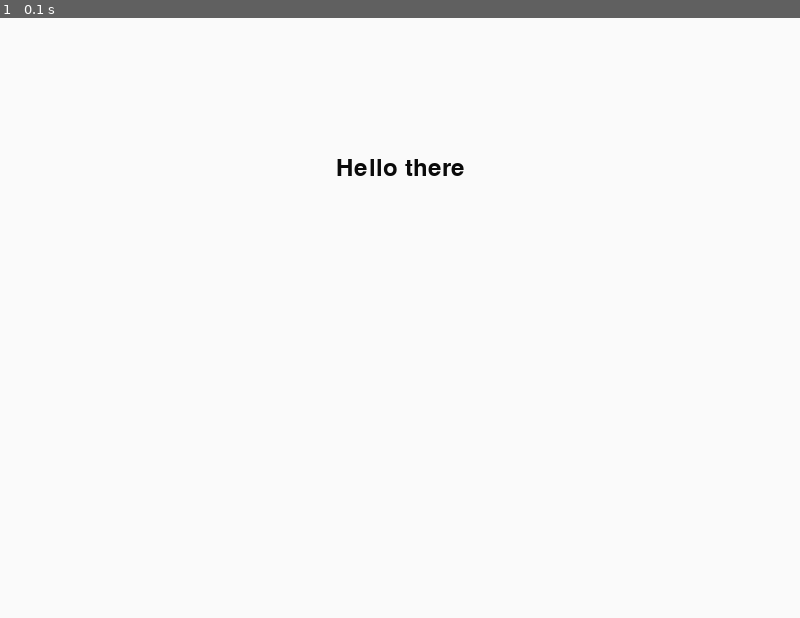
Above: before the commit, frame 1.
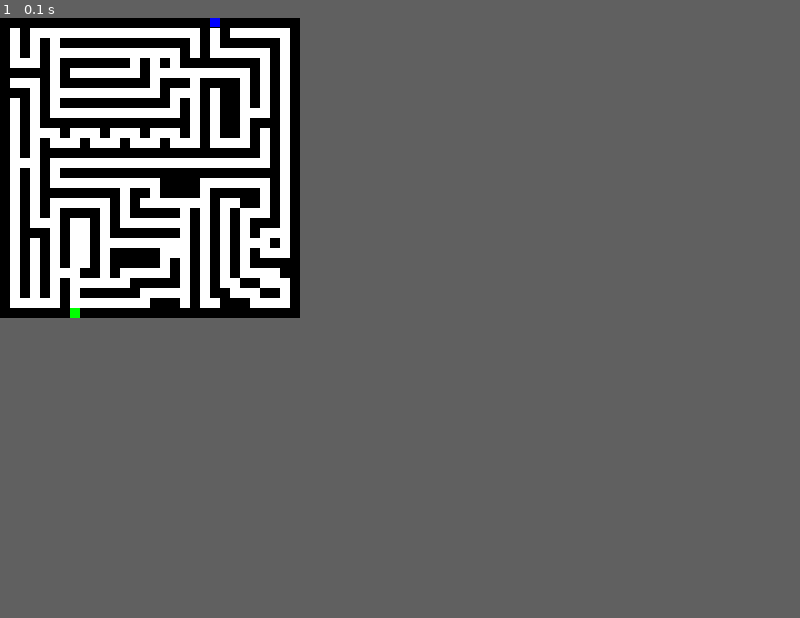
Above: after the commit, the same moment.

Repository: rtw314/manpac
Game: pygame game, started from game.py
Two runs of this game, one before a commit and one after it. Both use one fixed random seed, a clock stepped at 60 frames per second and the inputs below.
Inputs:
- Up to frame 1 (0.1 s): no input
In our replay, the window is 800x600 before the commit and 300x300 after it. These sizes can differ from the game's own. Grey fills any space a smaller window leaves; there, only what the larger window draws over its background counts as a difference.

The runs differ from the first frame. In frame 1, 10% of the frame differs, in the area x 0-58%, y 0-50%.

Commit message:
Move game into game.py, reduce window size to 300x300

Diff:
--- a/game.py
+++ b/game.py
@@ -1,31 +1,24 @@
+import os, sys
 import pygame
-from pygame.locals import *
 
 def main():
     pygame.init()
-    screen = pygame.display.set_mode((800, 600))
-    pygame.display.set_caption('Basic Pygame program')
-
+    maze = pygame.image.load(os.path.join('maps', 'maze1.png'))
+    screen = pygame.display.set_mode((300, 300))
     background = pygame.Surface(screen.get_size())
     background = background.convert()
-    background.fill((250, 250, 250))
-
-    font = pygame.font.Font(None, 36)
-    text = font.render("Hello there", 1, (10, 10, 10))
-    textpos = text.get_rect()
-    textpos.centerx = background.get_rect().centerx
-    textpos.centery = background.get_rect().centery / 2
-    background.blit(text, textpos)
-
+    for y in range(30):
+        for x in range(30):
+            background.fill(maze.get_at((x, y)), pygame.Rect(x * 10, y * 10, x * 10 + 9, y * 10 + 9))
+    #background.blit(maze, (150, 150))
     screen.blit(background, (0, 0))
     pygame.display.flip()
 
     while 1:
         for event in pygame.event.get():
-            if event.type == QUIT:
+            if event.type == pygame.QUIT:
                 return
-
-        screen.blit(background, (0, 0))
-        pygame.display.flip()
+    screen.blit(background, (0, 0))
+    pygame.display.flip()
 
 if __name__ == '__main__': main()
Binary file removed: maps/maze1.jpg
